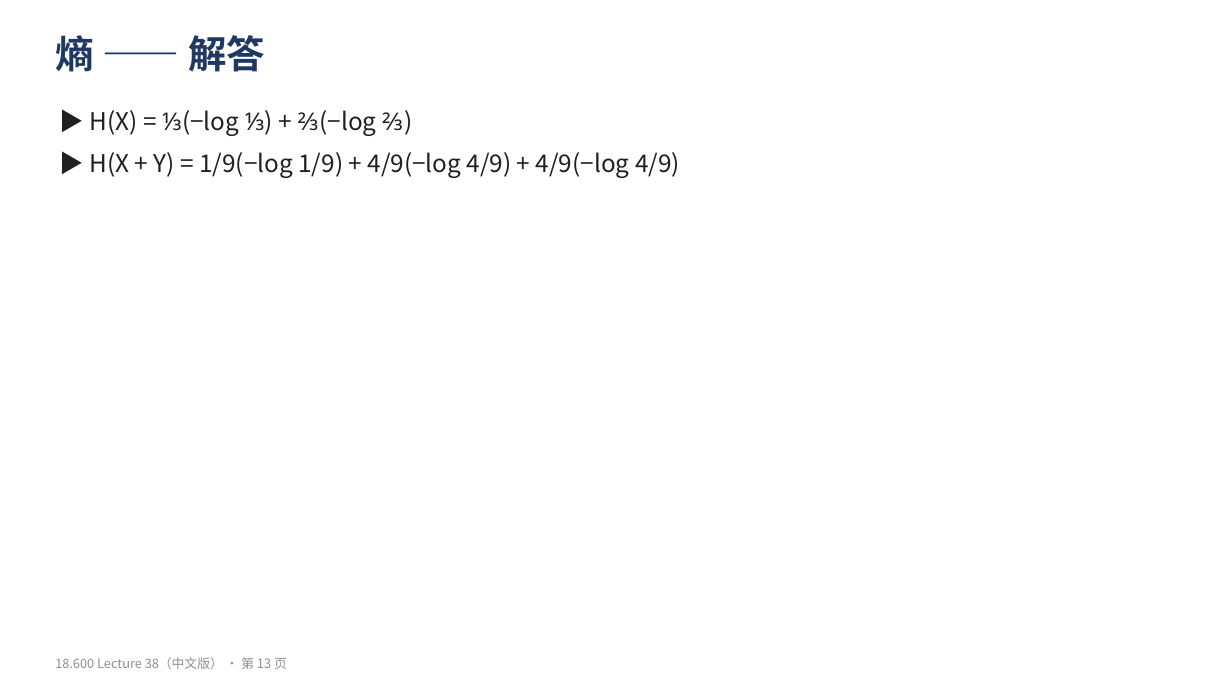
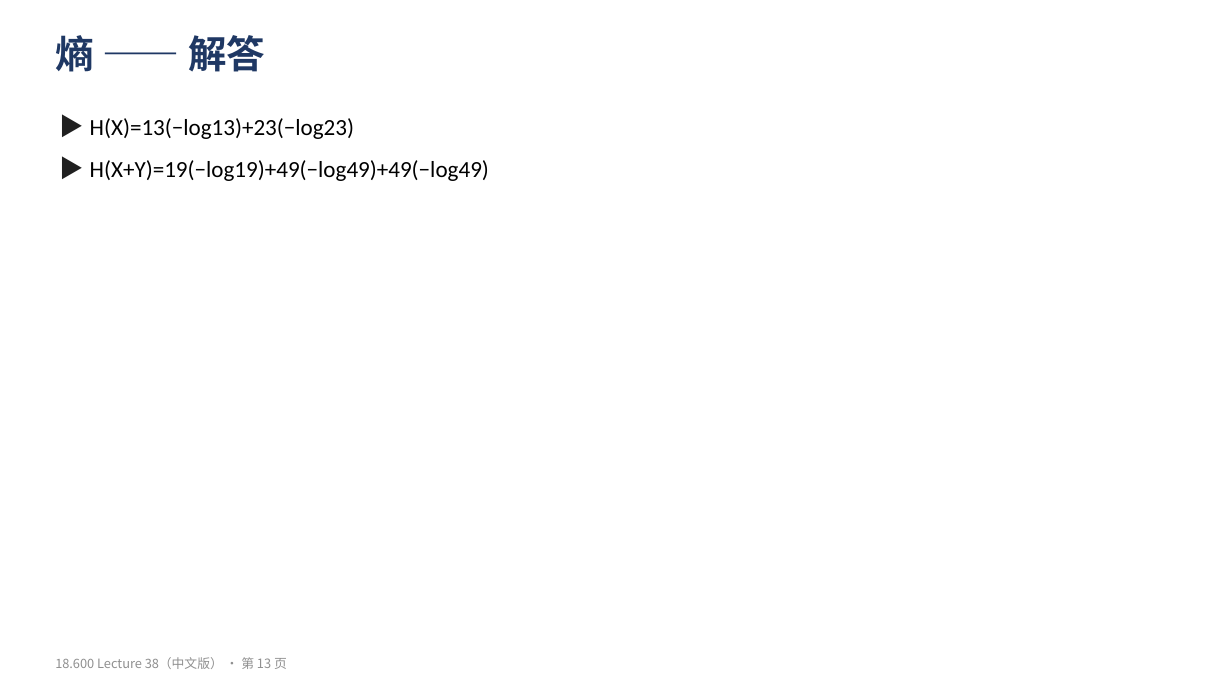
Before and after one commit to yuyangblue/note, a slide deck: slide 13 of 概率论与数理统计/原始材料/MIT18.600/中文版/Lecture38_复习练习_中文.pptx. Drawn at 1232x693 pixels with LibreOffice and Linux fonts; fonts in the diff are those of the drawing. Boxes give left, top, right and bottom in pixels: in the first picture for what was removed or moved away, otherwise in the second. Text is boxed around its words. In the diff, an @@ line names an element or a change of style, - is before the commit and + after.

```diff
--- a/概率论与数理统计/原始材料/MIT18.600/中文版/Lecture38_复习练习_中文.pptx
+++ b/概率论与数理统计/原始材料/MIT18.600/中文版/Lecture38_复习练习_中文.pptx
@@ text at (90,118,489,181): text changed; size 19 to 18 pt; font Noto Sans CJK SC to Calibri; text colour #202020 to #000000 @@
-▶ H(X) = ⅓(−log ⅓) + ⅔(−log ⅔)
-▶ H(X + Y) = 1/9(−log 1/9) + 4/9(−log 4/9) + 4/9(−log 4/9)
+▶ H(X)=13(−log13)+23(−log23)
+▶ H(X+Y)=19(−log19)+49(−log49)+49(−log49)
```
Also in this commit, not shown: 13 other slides changed, 20 other files.
